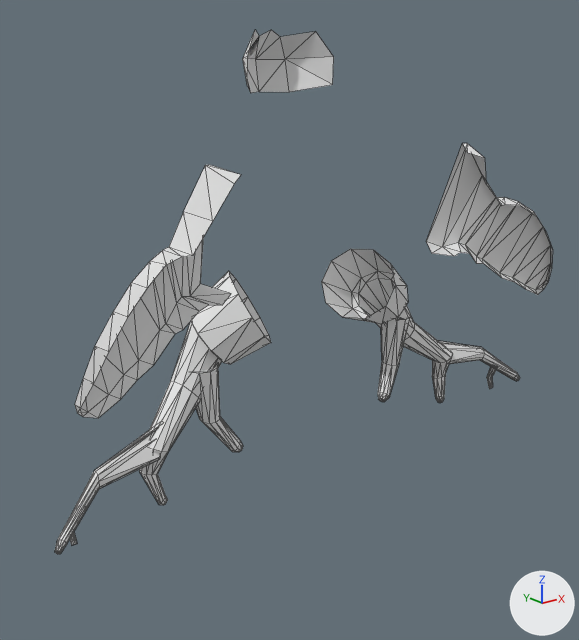
The OBJ model res/raw/deer_horns.obj, before and after one commit.
Rendered twice from a 50 mm lens placed at (-1.68, -2.05, 0.3), pointed at (-0.1, -0.07, -0.49). The axes (+X, +Y, +Z) are drawn at lower right. The lights are the same throughout. Mesh edges are drawn as thin lines. Where no turn or scale is listed for an object, it has been applied to the vertices.

Names of what the first picture shows: 'dop_Plane'.
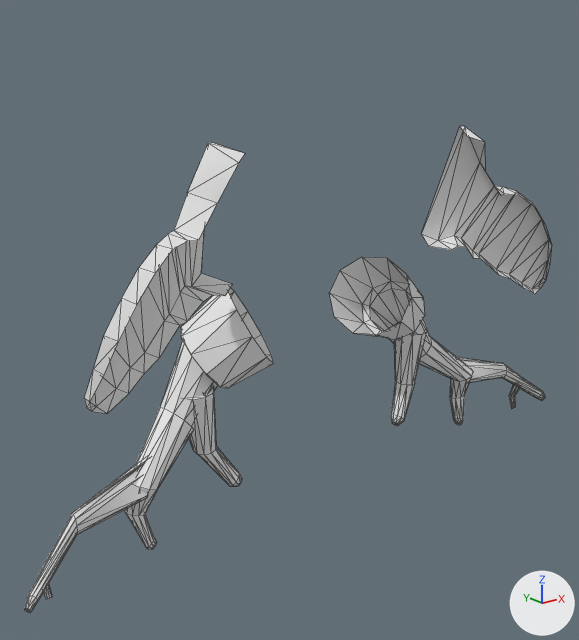
The change in detail:
me_dop_plane is used by ob_dop_plane; location (0.0, 0.0, 0.0).
me_dop_plane had 483 vertices, 852 faces and spanned x -1.0..1.0, y -0.39..0.23, z -0.98..0.42.
me_dop_plane now has 468 vertices, 836 faces and spans x -1.12..1.12, y -0.39..0.05, z -1.08..0.11.
me_dop_plane part 1: the loose piece of 80 vertices spanning x 0.15..0.68, y -0.16..0.08, z -0.97..-0.32 is scaled about its middle by 1.11, then moved by (0.05, -0.03, -0.06).
me_dop_plane part 2: the loose piece of 40 vertices spanning x 0.31..0.48, y -0.11..0.01, z -0.89..-0.57 is scaled about its middle by 1.11, then moved by (0.04, -0.04, -0.08).
me_dop_plane part 3: the loose piece of 40 vertices spanning x 0.6..1.0, y -0.22..-0.07, z -0.94..-0.71 is copied, and the copy is scaled about its middle by 1.11, then moved by (0.09, -0.05, -0.09); it spans x 0.67..1.12, y -0.28..-0.11, z -1.04..-0.78.
me_dop_plane part 4: the loose piece of 80 vertices spanning x -0.68..-0.15, y -0.16..0.08, z -0.97..-0.32 is scaled about its middle by 1.11, then moved by (-0.05, -0.03, -0.06).
me_dop_plane part 5: the loose piece of 40 vertices spanning x -0.48..-0.31, y -0.11..0.01, z -0.89..-0.57 is scaled about its middle by 1.11, then moved by (-0.04, -0.04, -0.08).
me_dop_plane part 6: the loose piece of 40 vertices spanning x -1.0..-0.6, y -0.22..-0.07, z -0.94..-0.71 is copied, and the copy is scaled about its middle by 1.11, then moved by (-0.09, -0.05, -0.09); it spans x -1.12..-0.67, y -0.28..-0.11, z -1.04..-0.78.
me_dop_plane part 7: the loose piece of 44 vertices spanning x -0.96..-0.42, y -0.39..-0.14, z -0.53..0.06 is scaled about its middle by (0.975, 1.08, 1.08), then moved by (0.02, 0.0, 0.03).
me_dop_plane part 8: the loose piece of 44 vertices spanning x 0.42..0.96, y -0.39..-0.14, z -0.53..0.06 is scaled about its middle by (0.975, 1.08, 1.08), then moved by (-0.02, 0.0, 0.03).
me_dop_plane part 9: the loose piece of 30 vertices spanning x -0.93..-0.89, y -0.18..-0.12, z -0.98..-0.84 is deleted.
me_dop_plane part 10: the loose piece of 30 vertices spanning x 0.89..0.93, y -0.18..-0.12, z -0.98..-0.84 is deleted.
me_dop_plane part 11: the loose piece of 15 vertices spanning x -0.17..0.17, y 0.03..0.23, z 0.22..0.42 is deleted.
Part 12, on me_dop_plane:
76 vertices are removed from x -1.0..1.0, y -0.22..-0.07, z -0.94..-0.71.
152 faces are deleted.
2 vertices move within x -0.99..0.99, y -0.21, z -0.94.
56 vertices are added at x -1.04..1.04, y -0.23..-0.16, z -1.08..-0.93.
112 new faces join them.

What differs and where, as boxes (x1, y1, x2, y2) in the pictures (579 x 640 px; the box of a moved part takes in the faces that stretch with it):
'dop_Plane', reshaped (7% shorter): before (55, 30, 553, 554); after (25, 126, 552, 612)
part 1 of me_dop_plane, moved or reshaped: before (322, 249, 453, 403); after (330, 257, 473, 425)
part 2 of me_dop_plane, moved or reshaped: before (378, 316, 410, 402); after (391, 331, 427, 426)
part 3 of me_dop_plane, added: after (457, 357, 545, 400)
part 4 of me_dop_plane, moved or reshaped: before (139, 271, 271, 505); after (125, 288, 274, 549)
part 5 of me_dop_plane, moved or reshaped: before (195, 364, 243, 452); after (187, 388, 242, 486)
part 6 of me_dop_plane, added: after (25, 458, 149, 612)
part 7 of me_dop_plane, moved or reshaped: before (75, 165, 241, 418); after (84, 142, 245, 413)
part 8 of me_dop_plane, moved or reshaped: before (426, 143, 553, 295); after (421, 126, 552, 294)
part 9 of me_dop_plane, deleted: before (70, 533, 77, 545)
part 10 of me_dop_plane, deleted: before (487, 367, 496, 389)
part 11 of me_dop_plane, deleted: before (243, 30, 334, 93)
part 12 of me_dop_plane, moved or reshaped: before (55, 341, 520, 554); after (43, 385, 520, 599)
